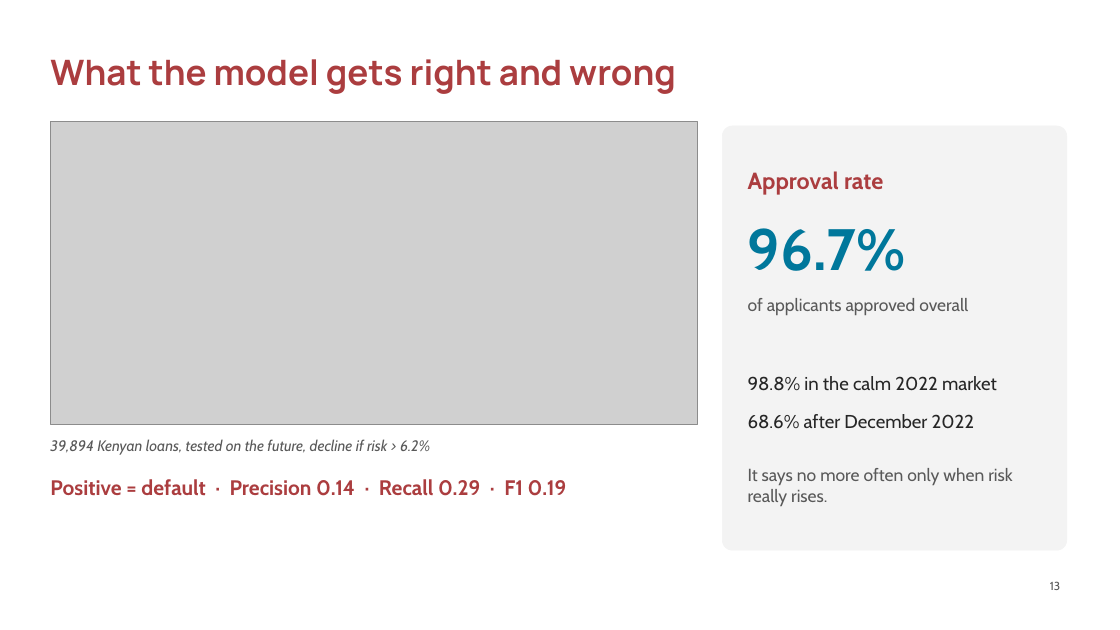
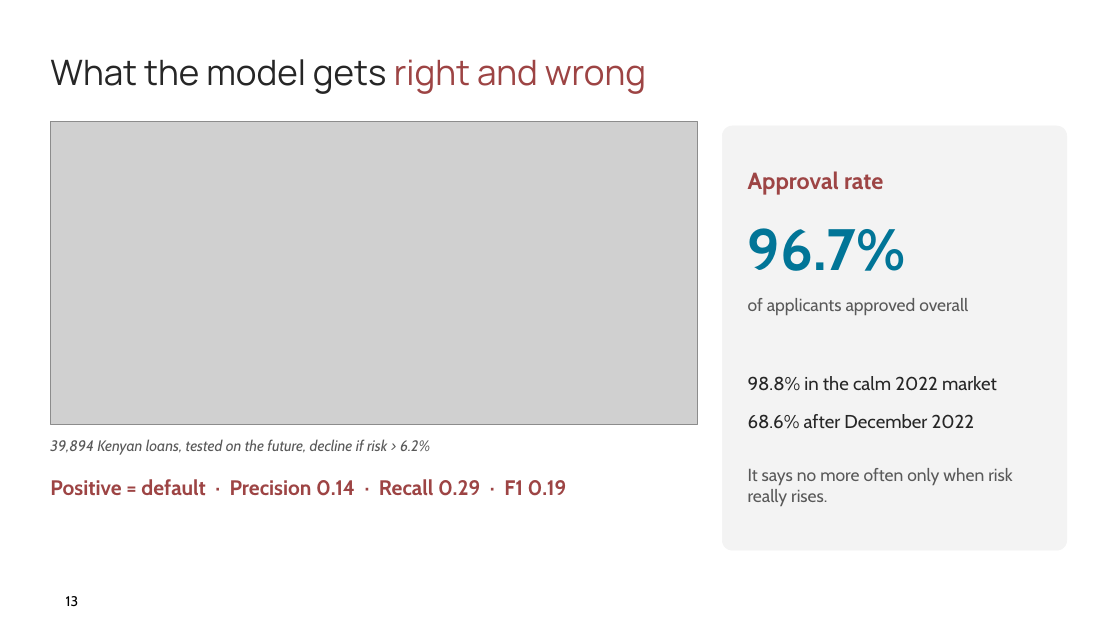
Before and after one commit to ASU-MICS-2028/mle-group-3-prosit-2, a slide deck: slide 13 of slides/NkwaPay_Debrief_Present.pptx. Drawn at 1120x630 pixels with LibreOffice and Linux fonts; fonts in the diff are those of the drawing; grey boxes stand for pictures; background and template pictures are left out. Boxes give left, top, right and bottom in pixels: in the first picture for what was removed or moved away, otherwise in the second. Text is boxed around its words. In the diff, an @@ line names an element or a change of style, - is before the commit and + after.

```diff
--- a/slides/NkwaPay_Debrief_Present.pptx
+++ b/slides/NkwaPay_Debrief_Present.pptx
@@ text "What the model gets right ..." at (50,59,646,94): text colour #AB3D3F to #262626 in "What the model gets"; text colour #AB3D3F to #9D4444 in "right and wrong"; bold off @@
@@ page number added at (66,596,79,606), 12 pt, text #000000 @@
+13
@@ page number removed at (1050,581,1060,590) @@
-13
```
Also in this commit, not shown: 20 other slides changed, 1 slide added.
